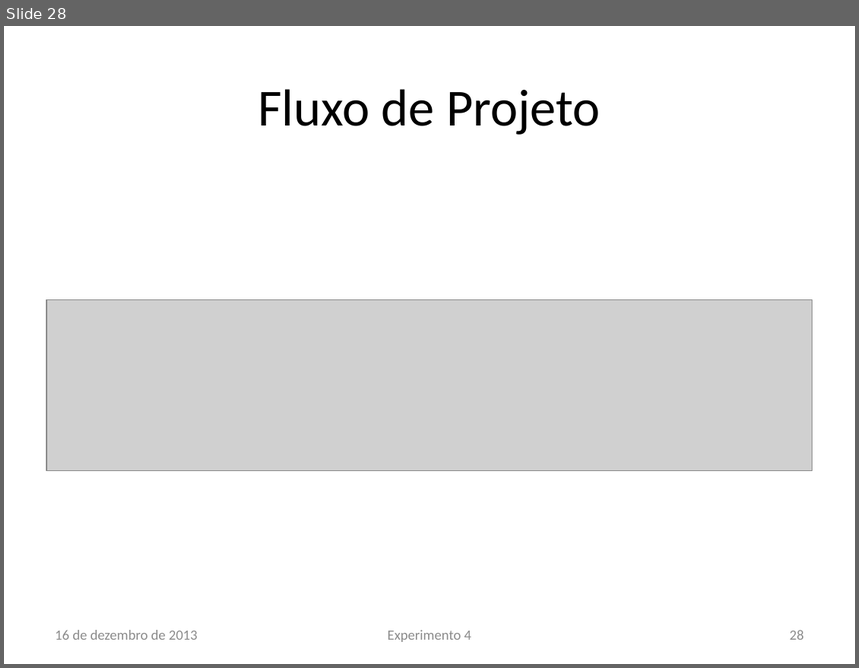
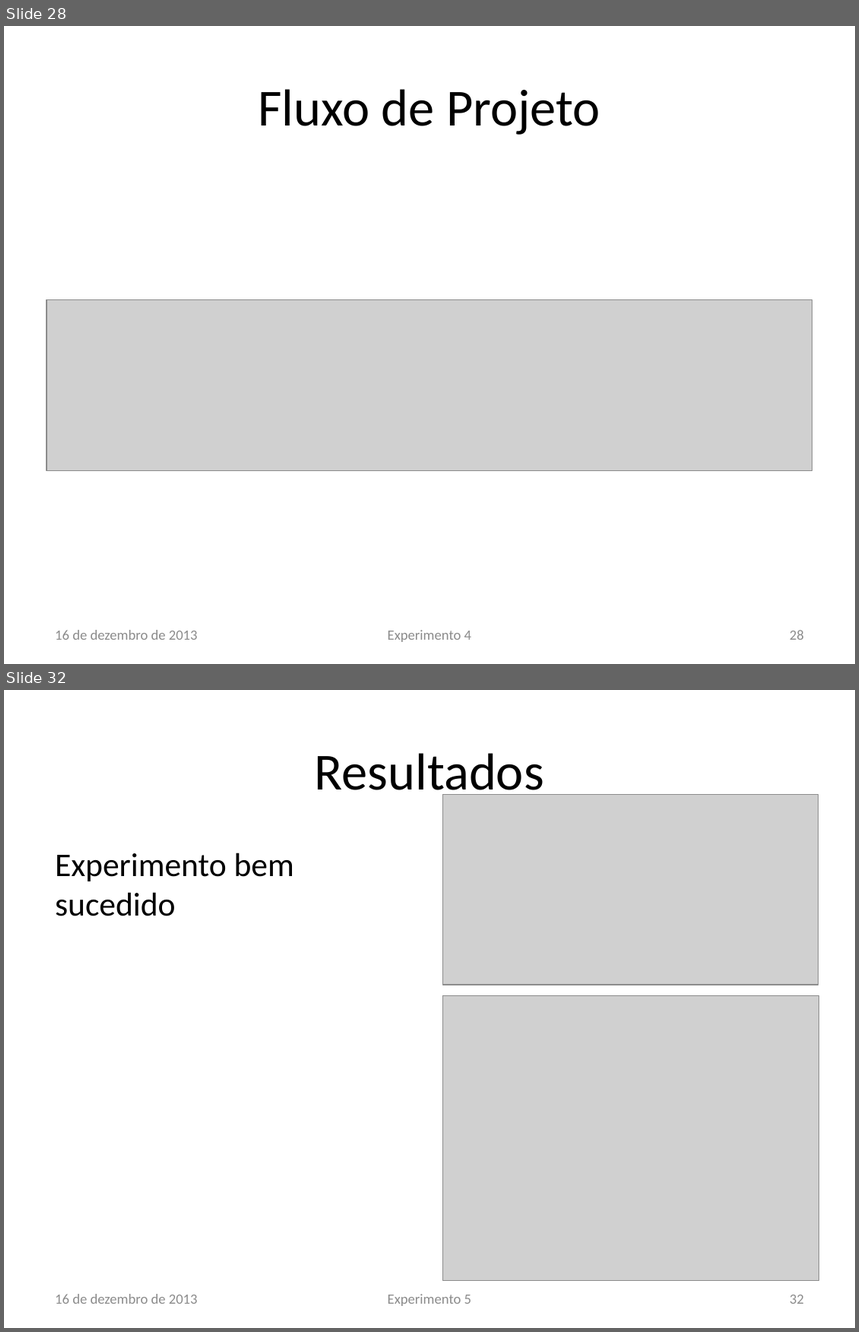
Before and after one commit to lsoliveira459/tg2, a slide deck: Apresentação/Estudo e Implementação de Reconfiguração Dinâmica.pptx. Shown one above the other, each under a label of ours: slide 28 before the commit, slides 28 and 32 after it; the slides between them are not shown. The pictures are 859x668 and 859x1332 pixels, drawn with LibreOffice and Linux fonts; fonts in the diff are those of the drawing; grey boxes stand for pictures; background and template pictures are left out. Boxes give left, top, right and bottom in pixels: in the first picture for what was removed or moved away, otherwise in the second. Text is boxed around its words. In the diff, an @@ line names an element or a change of style, - is before the commit and + after.

```diff
--- a/Apresentação/Estudo e Implementação de Reconfiguração Dinâmica.pptx
+++ b/Apresentação/Estudo e Implementação de Reconfiguração Dinâmica.pptx
@@ slide 32 added at [4,690,855,1328], background #FFFFFF @@
@@ title added at [315,753,544,802], 44 pt, text #000000 @@
+Resultados
@@ picture added at [443,795,819,986] @@
@@ text added at [55,853,294,916], 28 pt, text #000000 @@
+Experimento bem sucedido
@@ picture added at [443,996,819,1281] @@
@@ text added at [55,1294,198,1304], 12 pt, text #8C8C8C @@
+16 de dezembro de 2013
@@ text added at [388,1294,471,1306], 12 pt, text #8C8C8C @@
+Experimento 5
@@ page number added at [790,1295,804,1304], 12 pt, text #8C8C8C @@
+32
```
Also in this commit, not shown: 11 slides changed, 1 other slide added, 4 other files.
